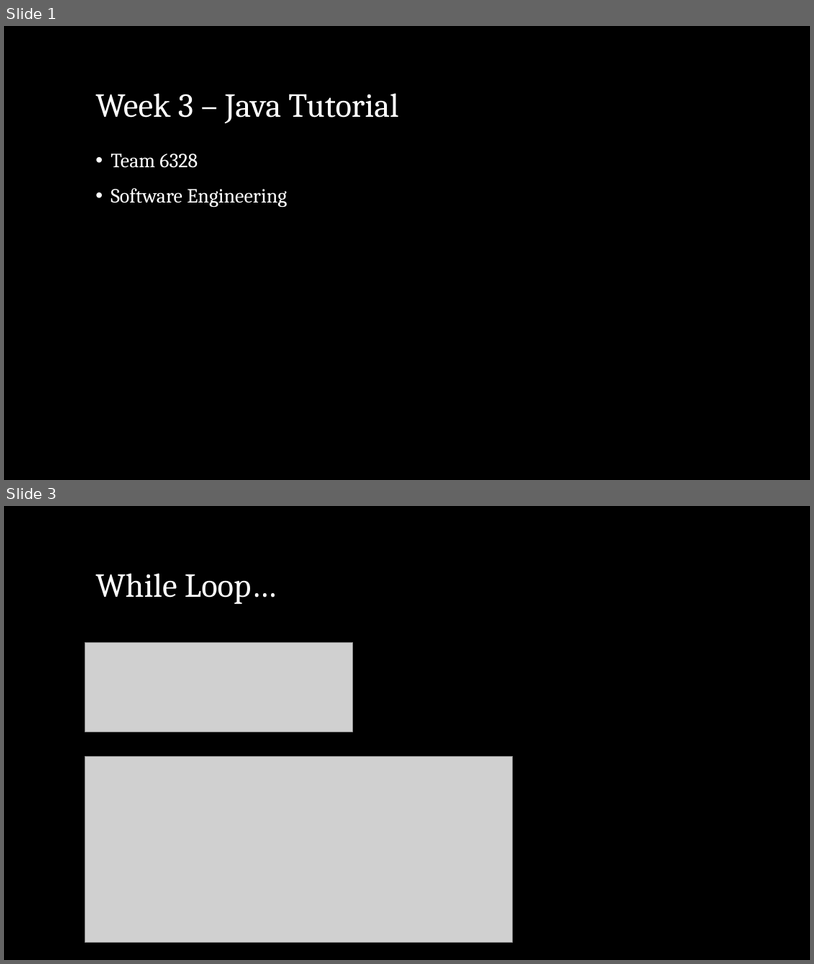
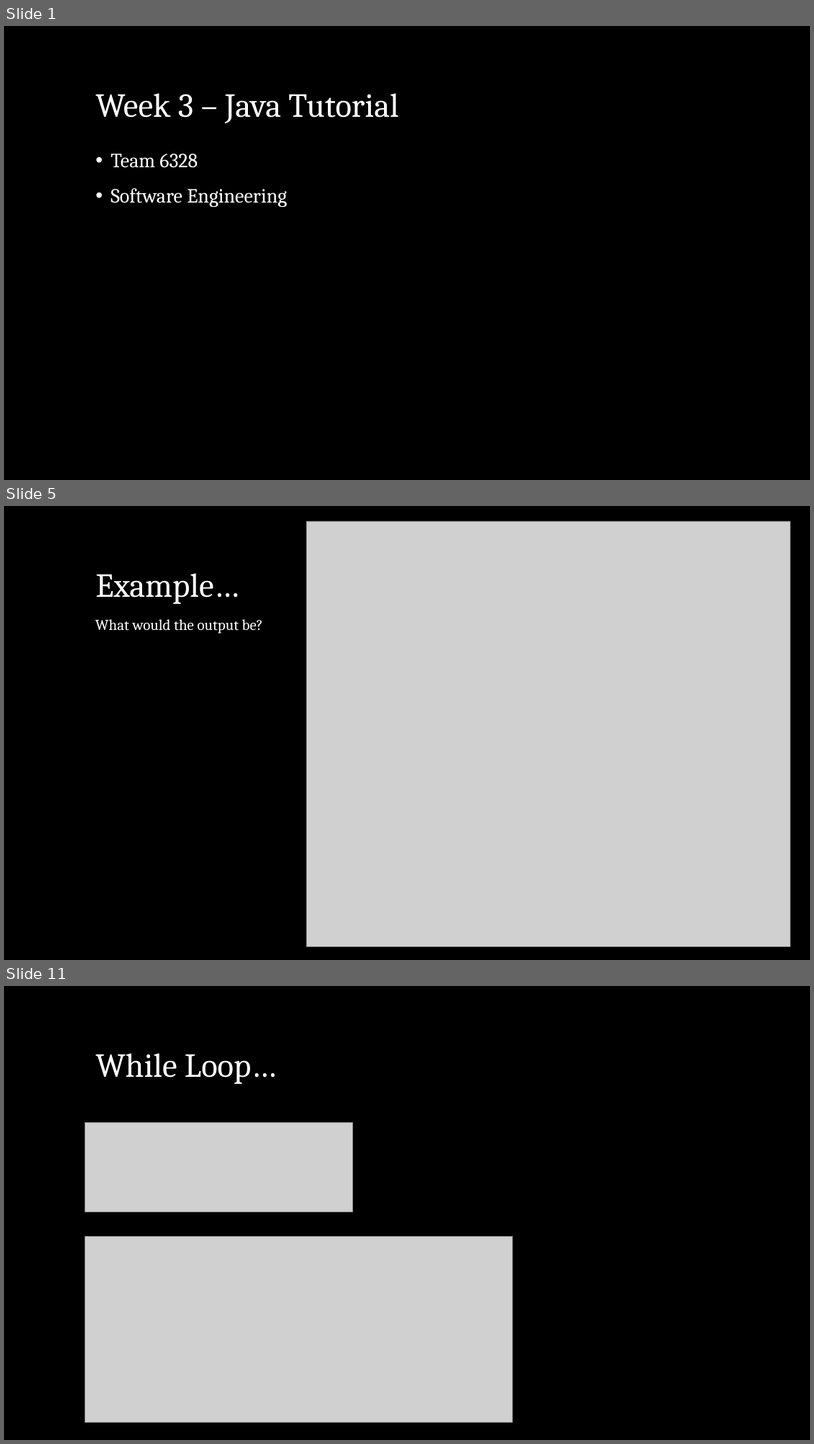
Before and after one commit to Mechanical-Advantage/Training2018, a slide deck: doc/java/slides/week3.pptx. Shown one above the other, each under a label of ours: slides 1 and 3 before the commit, slides 1, 5 and 11 after it; the slides between them are not shown. The pictures are 814x964 and 814x1444 pixels, drawn with LibreOffice and Linux fonts; fonts in the diff are those of the drawing; grey boxes stand for pictures; background and template pictures are left out. Boxes give left, top, right and bottom in pixels: in the first picture for what was removed or moved away, otherwise in the second. Text is boxed around its words. In the diff, an @@ line names an element or a change of style, - is before the commit and + after.

Commit message:
Adding Slides and examples for Week 3

```diff
--- a/doc/java/slides/week3.pptx
+++ b/doc/java/slides/week3.pptx
@@ slide 5 added at (4,506,810,960), background picture (left out) @@
@@ picture added at (306,521,790,947) @@
@@ title added at (95,573,239,604), 40 pt, text #FFFFFF @@
+Example…
@@ text added at (95,619,263,633), 18 pt, text #FFFFFF @@
+What would the output be?
@@ what was slide 3 is now slide 11 @@
```
Also in this commit, not shown: 1 slide changed, 7 other slides added, 2 other files.
